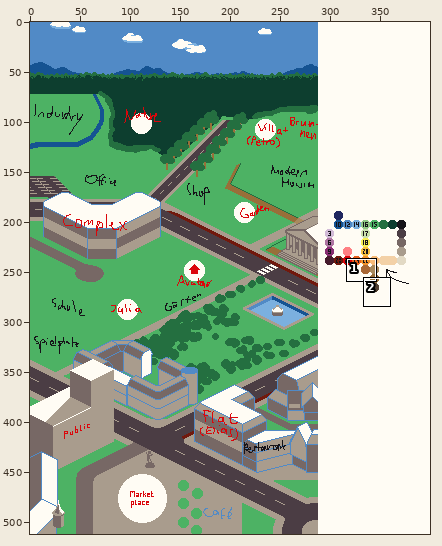
Two states of a pixel-art file, godot/res/citymap.aseprite. Above: a wide view before the commit, with the close-up outlined.
Close-up. Before the edit:
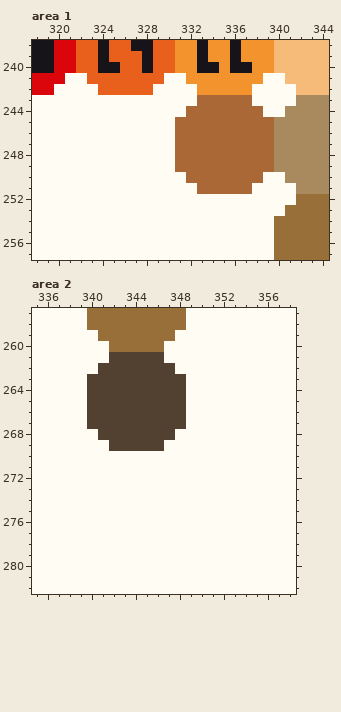
400x512 pixels, 1 frame. Shown: area 1: x 318..344, y 238..257; area 2: x 335..358, y 257..282. The commit also changed other parts of the picture, which this record leaves out.
After:
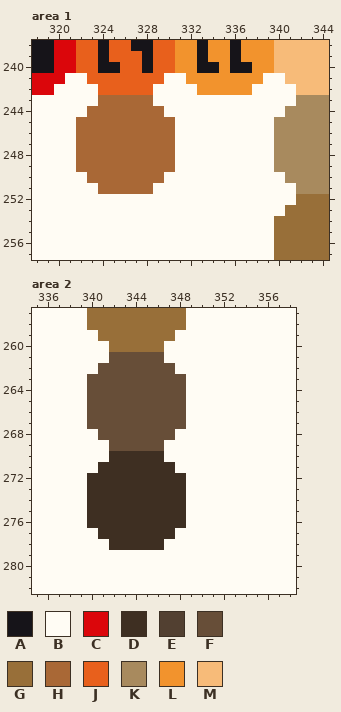
Palette (. is transparent): A #161419  B #fffcf4  C #db060b  D #3e2f22  E #524031  F #674e38  G #986f39  H #a96836  J #e8601c  K #a88a5e  L #f2932d  M #f7bb79
What changed:
Area 1, layer "Palette":
y 243: x 324..328 BBBBB -> HHHHH; x 333..337 HHHHH -> BBBBB
y 244: x 323..329 BBBBBBB -> HHHHHHH; x 332..338 HHHHHHH -> BBBBBBB
y 245..249: x 322..339 BBBBBBBBBHHHHHHHHH -> HHHHHHHHHBBBBBBBBB
y 250: x 323..329 BBBBBBB -> HHHHHHH; x 332..338 HHHHHHH -> BBBBBBB
y 251: x 324..328 BBBBB -> HHHHH; x 333..337 HHHHH -> BBBBB
Area 2, layer "Palette":
y 261: x 342..346 EEEEE -> FFFFF
y 262: x 341..347 EEEEEEE -> FFFFFFF
y 263..267: x 340..348 EEEEEEEEE -> FFFFFFFFF
y 268: x 341..347 EEEEEEE -> FFFFFFF
y 269: x 342..346 EEEEE -> FFFFF
y 270: x 342..346 BBBBB -> DDDDD
y 271: x 341..347 BBBBBBB -> DDDDDDD
y 272..276: x 340..348 BBBBBBBBB -> DDDDDDDDD
y 277: x 341..347 BBBBBBB -> DDDDDDD
y 278: x 342..346 BBBBB -> DDDDD
